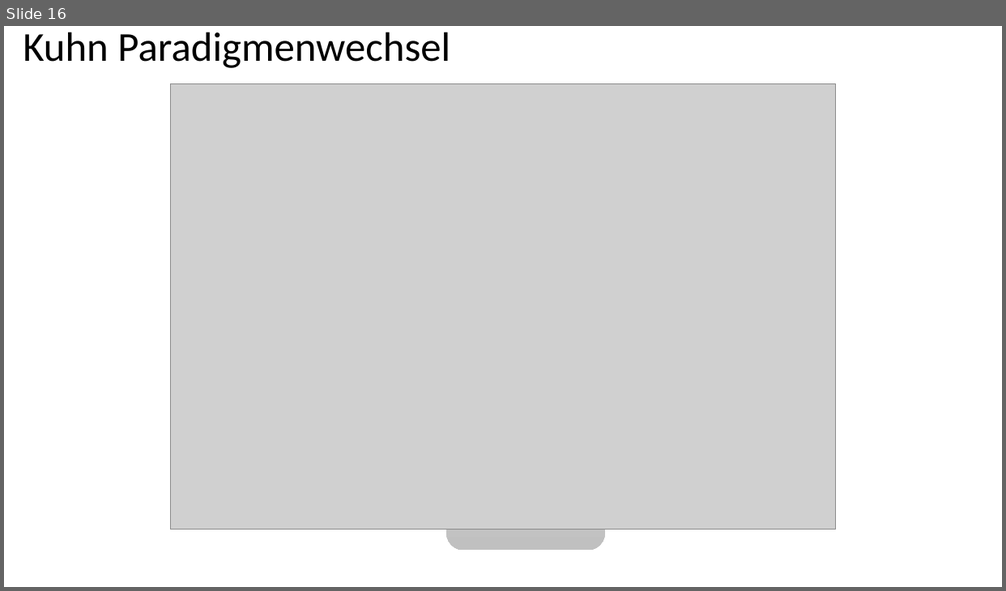
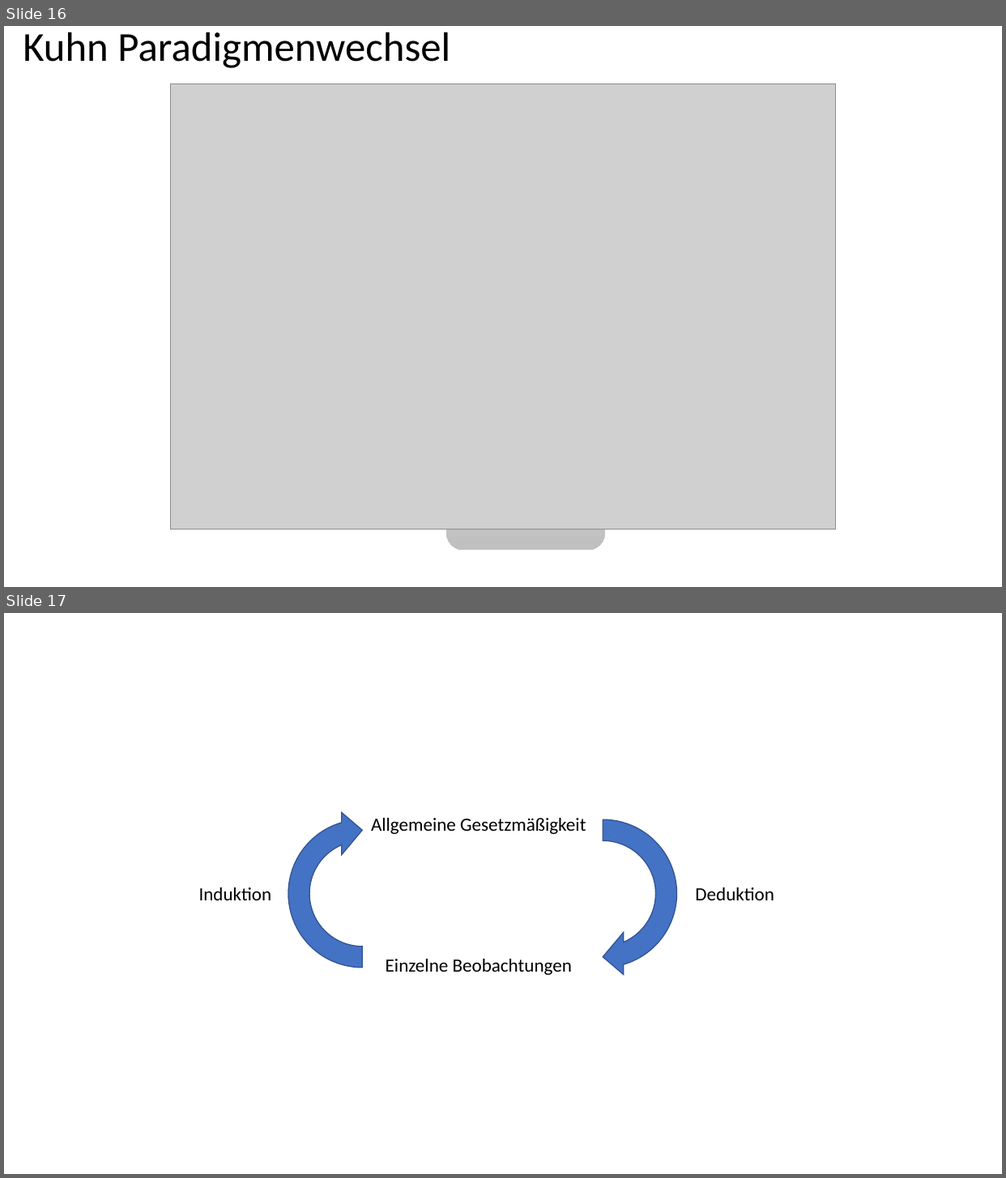
Before and after one commit to LukasRoeseler/opensciencebuch, a slide deck: images/Abbildungen-01.pptx. Shown one above the other, each under a label of ours: slide 16 before the commit, slides 16 and 17 after it. The pictures are 1006x591 and 1006x1178 pixels, drawn with LibreOffice and Linux fonts; fonts in the diff are those of the drawing; grey boxes stand for pictures. Boxes give left, top, right and bottom in pixels: in the first picture for what was removed or moved away, otherwise in the second. Text is boxed around its words. In the diff, an @@ line names an element or a change of style, - is before the commit and + after.

```diff
--- a/images/Abbildungen-01.pptx
+++ b/images/Abbildungen-01.pptx
@@ slide 17 added at (4,613,1002,1174), background #FFFFFF @@
@@ circular arrow added at (278,809,447,978), fill #4472C4, outline #325491 1 pt @@
@@ text added at (371,818,586,834), 18 pt, text #000000 @@
+Allgemeine Gesetzmäßigkeit
@@ circular arrow added at (518,809,688,978), fill #4472C4, outline #325491 1 pt @@
@@ text added at (199,888,272,901), 18 pt, text #000000 @@
+Induktion
@@ text added at (695,888,774,901), 18 pt, text #000000 @@
+Deduktion
@@ text added at (386,959,572,975), 18 pt, text #000000 @@
+Einzelne Beobachtungen
```
Also in this commit, not shown: 8 other files.
